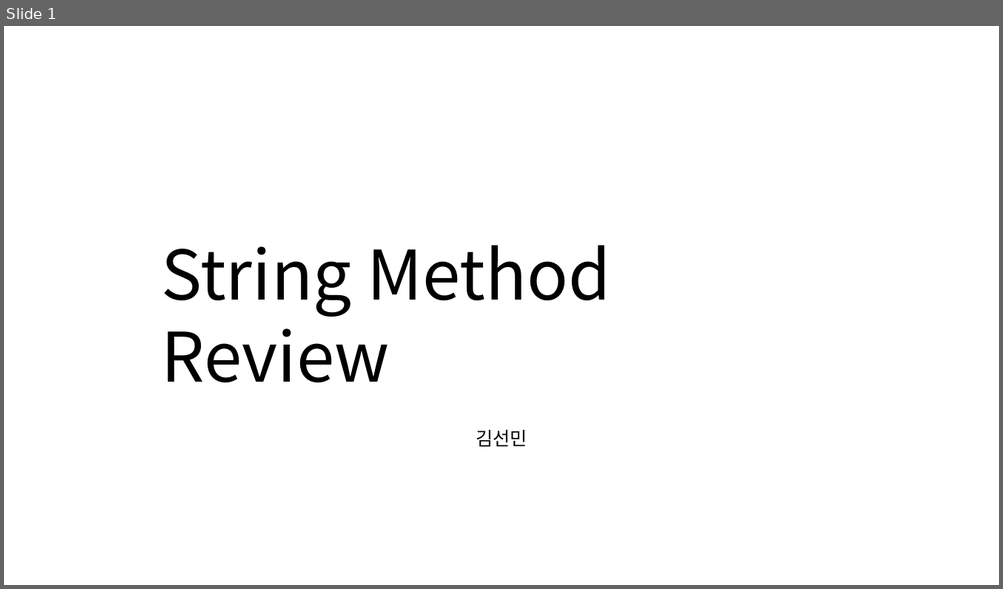
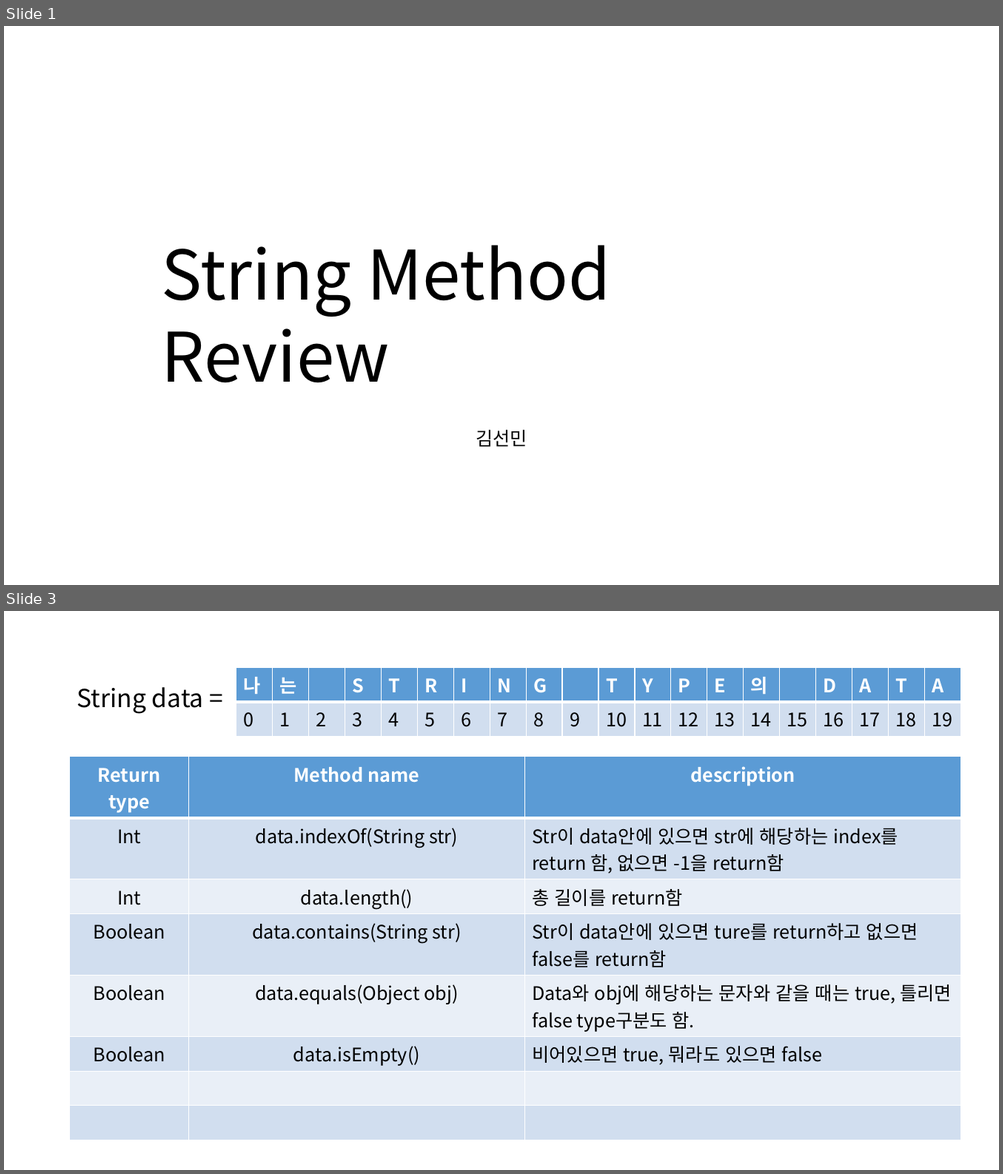
Before and after one commit to appleater7/osf-studygroup, a slide deck: src/study/String_Method_review.pptx. Shown one above the other, each under a label of ours: slide 1 before the commit, slides 1 and 3 after it; the slides between them are not shown. The pictures are 1003x589 and 1003x1174 pixels, drawn with LibreOffice and Linux fonts; fonts in the diff are those of the drawing. Boxes give left, top, right and bottom in pixels: in the first picture for what was removed or moved away, otherwise in the second. Text is boxed around its words. In the diff, an @@ line names an element or a change of style, - is before the commit and + after.

```diff
--- a/src/study/String_Method_review.pptx
+++ b/src/study/String_Method_review.pptx
@@ slide 3 added at (4, 611, 999, 1170), background #FFFFFF @@
@@ table added at (236, 668, 967, 730), 2 rows, 20 columns @@
+나 | 는 |  | S | T | R | I | N | G |  | T | Y | P | E | 의 |  | D | A | T | A
+0 | 1 | 2 | 3 | 4 | 5 | 6 | 7 | 8 | 9 | 10 | 11 | 12 | 13 | 14 | 15 | 16 | 17 | 18 | 19
@@ text added at (77, 687, 204, 714), 24 pt, text #000000 @@
+String data =
@@ table added at (70, 757, 961, 1086), 8 rows, 3 columns @@
+Return type | Method name | description
+Int | data.indexOf(String str) | Str이 data안에 있으면 str에 해당하는 index를 return 함, 없으면 -1을 return함
+Int | data.length() | 총 길이를 return함
+Boolean | data.contains(String str) | Str이 data안에 있으면 ture를 return하고 없으면 false를 return함
+Boolean | data.equals(Object obj) | Data와 obj에 해당하는 문자와 같을 때는 true, 틀리면 false type구분도 함.
+Boolean | data.isEmpty() | 비어있으면 true, 뭐라도 있으면 false
+ |  | 
+ |  | 
```
Also in this commit, not shown: 2 other slides added, 7 slides removed.
